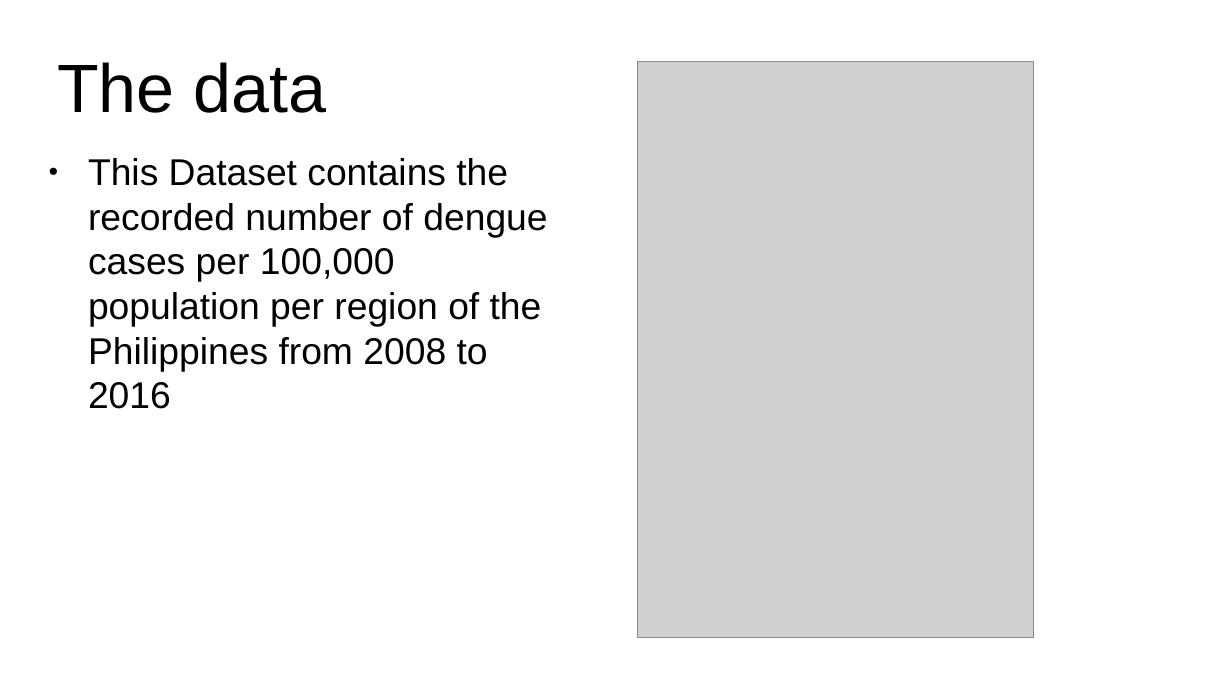
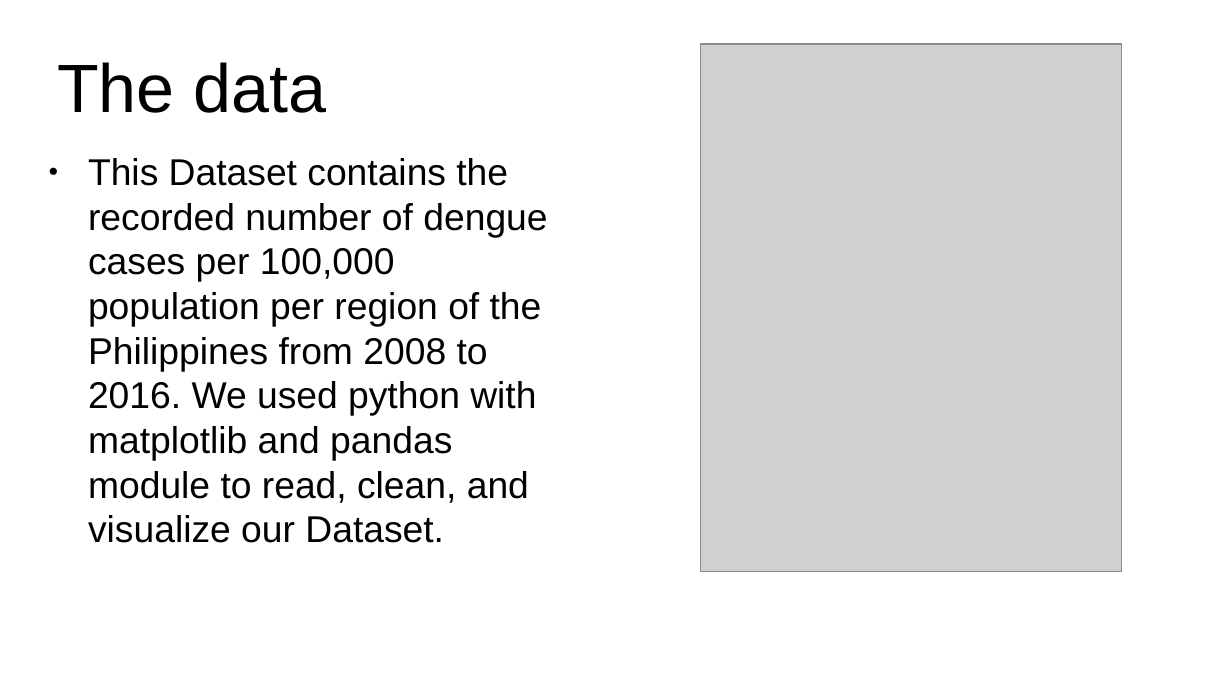
Before and after one commit to BSDSA-ISU/Visualization, a slide deck: slide 2 of Untitled 1.odp. Drawn at 1232x693 pixels with LibreOffice and Linux fonts; fonts in the diff are those of the drawing; grey boxes stand for pictures. Boxes give left, top, right and bottom in pixels: in the first picture for what was removed or moved away, otherwise in the second. Text is boxed around its words. In the diff, an @@ line names an element or a change of style, - is before the commit and + after.

```diff
--- a/Untitled 1.odp
+++ b/Untitled 1.odp
@@ picture: place and size @@
-picture at box(638, 61, 1034, 638)
+picture at box(701, 44, 1122, 571)
@@ text at box(88, 158, 547, 543): text changed @@
-● This Dataset contains the recorded number of dengue cases per 100,000 population per region of the Philippines from 2008 to 2016
+● This Dataset contains the recorded number of dengue cases per 100,000 population per region of the Philippines from 2008 to 2016. We used python with matplotlib and pandas module to read, clean, and visualize our Dataset.
```
Also in this commit, not shown: 3 other slides changed, 4 slides added, 20 other files.
